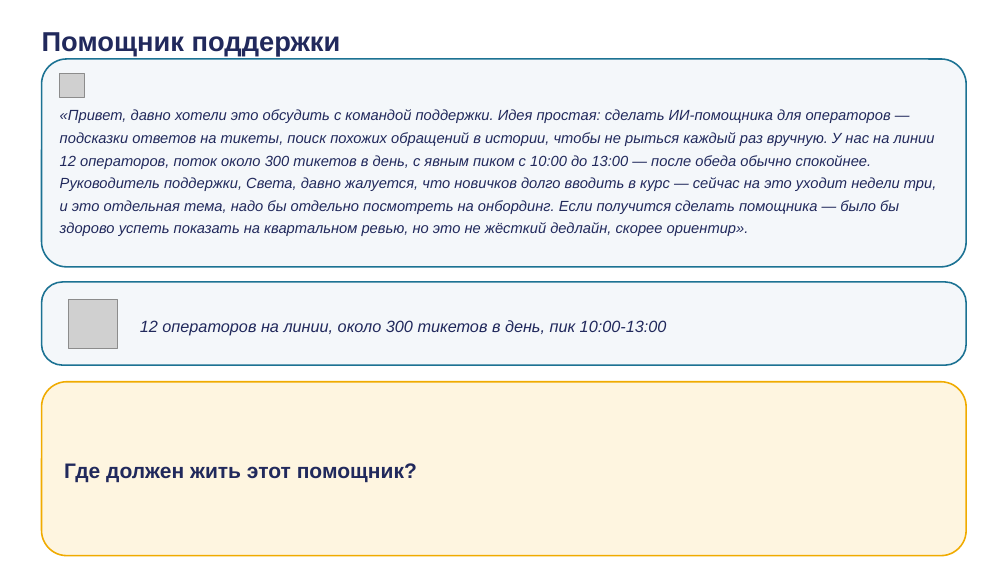
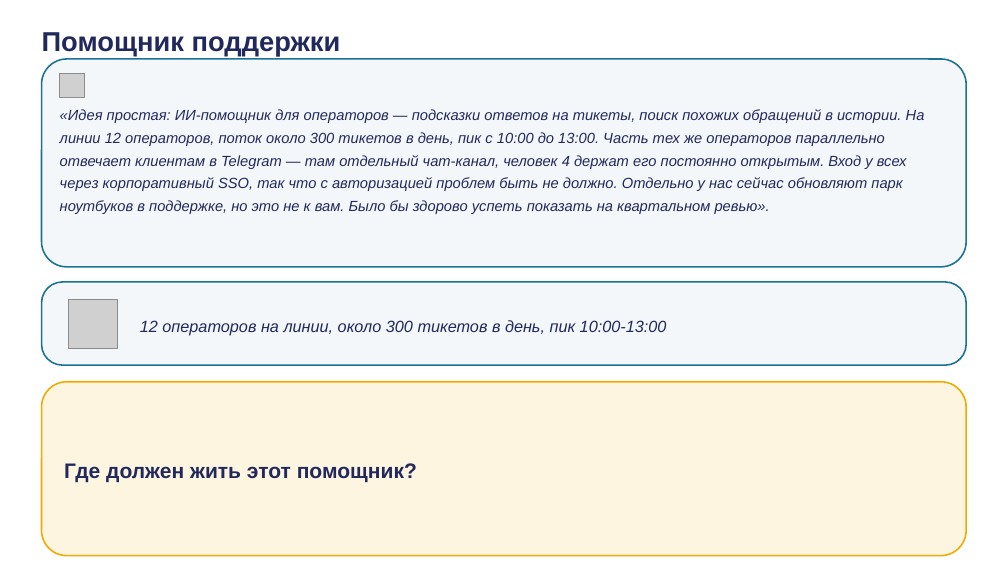
Before and after one commit to tellina-study/AI-usage-lessons, a slide deck: slide 11 of library/seminars/sem-02/rendered/sem-02.pptx. Drawn at 1008x567 pixels with LibreOffice and Linux fonts; fonts in the diff are those of the drawing; grey boxes stand for pictures. Boxes give left, top, right and bottom in pixels: in the first picture for what was removed or moved away, otherwise in the second. Text is boxed around its words. In the diff, an @@ line names an element or a change of style, - is before the commit and + after.

```diff
--- a/library/seminars/sem-02/rendered/sem-02.pptx
+++ b/library/seminars/sem-02/rendered/sem-02.pptx
@@ text at bbox=[60, 109, 925, 214]: text changed @@
-«Привет, давно хотели это обсудить с командой поддержки. Идея простая: сделать ИИ-помощника для операторов — подсказки ответов на тикеты, поиск похожих обращений в истории, чтобы не рыться каждый раз вручную. У нас на линии 12 операторов, поток около 300 тикетов в день, с явным пиком с 10:00 до 13:00 — после обеда обычно спокойнее. Руководитель поддержки, Света, давно жалуется, что новичков долго вводить в курс — сейчас на это уходит недели три, и это отдельная тема, надо бы отдельно посмотреть на онбординг. Если получится сделать помощника — было бы здорово успеть показать на квартальном ревью, но это не жёсткий дедлайн, скорее ориентир».
+«Идея простая: ИИ-помощник для операторов — подсказки ответов на тикеты, поиск похожих обращений в истории. На линии 12 операторов, поток около 300 тикетов в день, пик с 10:00 до 13:00. Часть тех же операторов параллельно отвечает клиентам в Telegram — там отдельный чат-канал, человек 4 держат его постоянно открытым. Вход у всех через корпоративный SSO, так что с авторизацией проблем быть не должно. Отдельно у нас сейчас обновляют парк ноутбуков в поддержке, но это не к вам. Было бы здорово успеть показать на квартальном ревью».
```
Also in this commit, not shown: 14 other slides changed, 35 other files.
